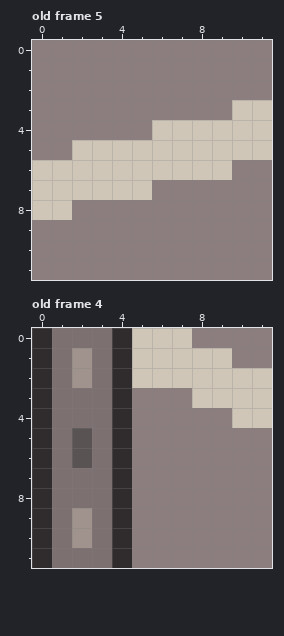
Two states of a pixel-art file, assets/tile/sidebar/sidebar.aseprite. Above: the version before the commit.
12x12 pixels, 10 frames. Shown: old frame 5, old frame 4. The commit also changed other frames, which this record leaves out.
Now the later version:
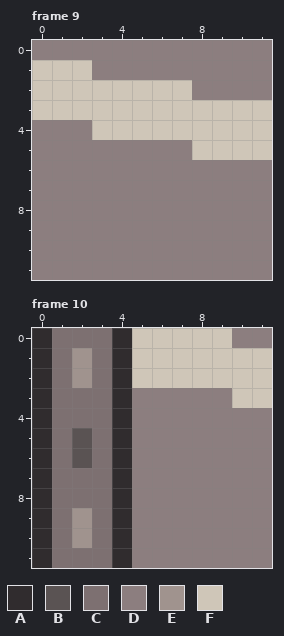
Palette (. is transparent): A #302c2e  B #5a5353  C #7d7071  D #8c7e7f  E #a0938e  F #cfc6b8
A new or re-ordered frame is compared with the old frame closest to it.
Difference:
frames 10 -> 15
Frame 9 is new; against old frame 5:
The author changed colour F to colour D in row 5 at x 2 to 7; in row 6 at x 0 to 9; in row 7 at x 0 to 5; in row 8 at x 0 to 1.
The author changed colour D to colour F in row 1 at x 0 to 2; in row 2 at x 0 to 7; in row 3 at x 0 to 9; in row 4 at x 3 to 5.
Frame 10 is new; against old frame 4:
The author changed colour F to colour D in row 3 at x 8 to 9; in row 4 at x 10 to 11.
The author changed colour D to colour F in row 0 at x 8 to 9; in row 1 at x 10 to 11.
Pixel boxes of the changes (left, top, right, bottom) in both pictures:
changed: (32, 60, 232, 220)
changed: (192, 328, 272, 428)
